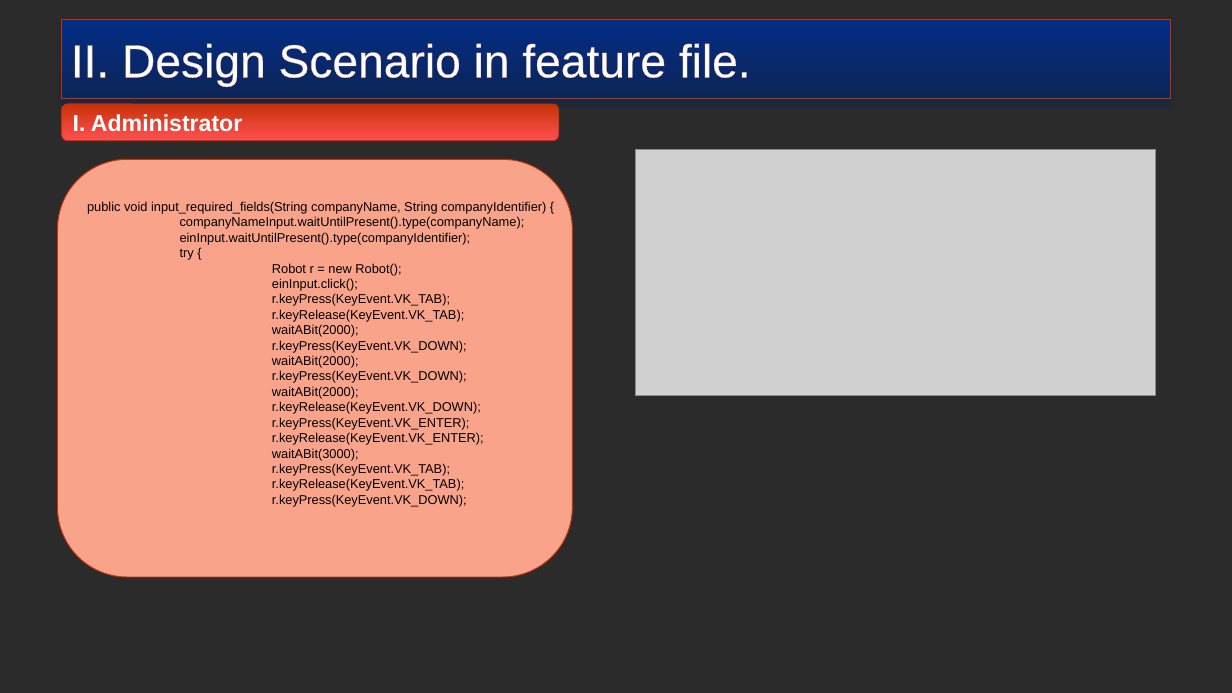
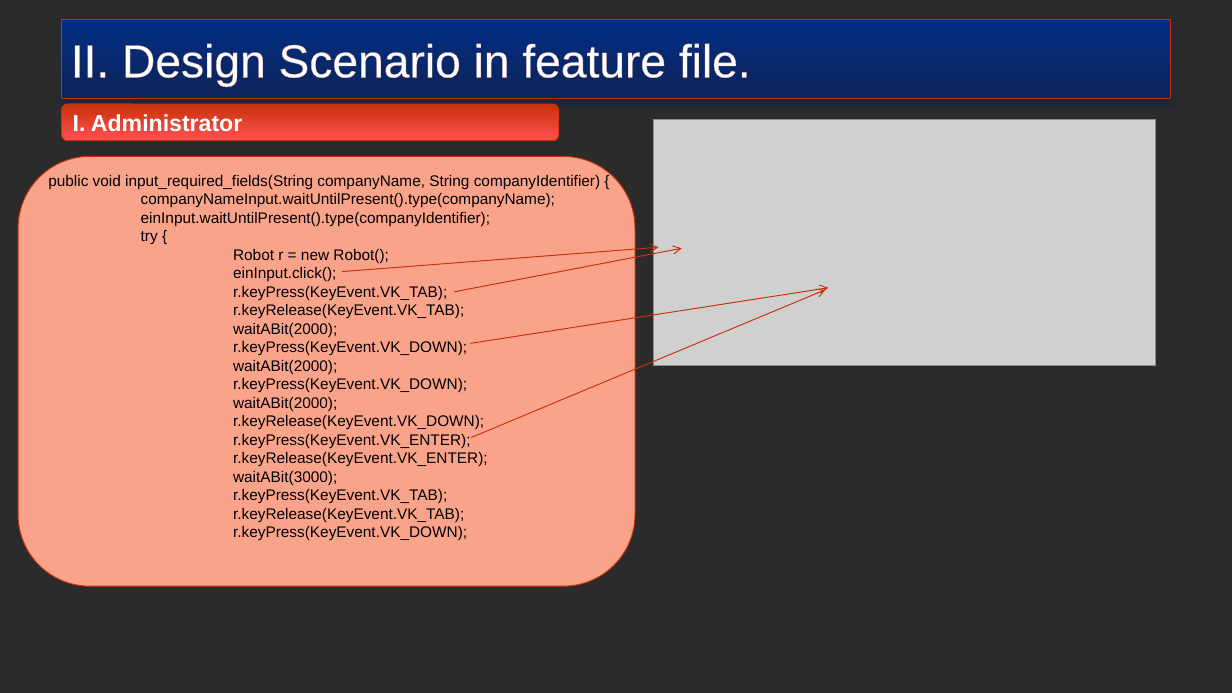
Before and after one commit to truyenkv/sharing, a slide deck: slide 16 of Sharing.pptx. Drawn at 1232x693 pixels with LibreOffice and Linux fonts; fonts in the diff are those of the drawing; grey boxes stand for pictures; background and template pictures are left out; a plain dark background stands for a picture behind light text. Boxes give left, top, right and bottom in pixels: in the first picture for what was removed or moved away, otherwise in the second. Text is boxed around its words. In the diff, an @@ line names an element or a change of style, - is before the commit and + after.

```diff
--- a/Sharing.pptx
+++ b/Sharing.pptx
@@ picture resized from (x1=635, y1=150, x2=1156, y2=396) to (x1=653, y1=120, x2=1156, y2=366) @@
@@ rounded rectangle "public void input_required_fields(String companyName, String ..." resized from (x1=57, y1=159, x2=572, y2=577) to (x1=18, y1=156, x2=636, y2=586) @@
@@ rounded rectangle "public void input_required_fields(String companyName, String ..." at (x1=18, y1=156, x2=636, y2=586): size 10 to 12 pt @@
@@ arrow added from (342, 272) to (659, 248), #C73109 0.75 pt @@
@@ arrow added from (454, 292) to (682, 249), #C73109 0.75 pt @@
@@ arrow added from (470, 344) to (828, 287), #C73109 0.75 pt @@
@@ arrow added from (471, 437) to (825, 290), #C73109 0.75 pt @@
```
Also in this commit, not shown: 1 other slide changed, 2 slides removed.
